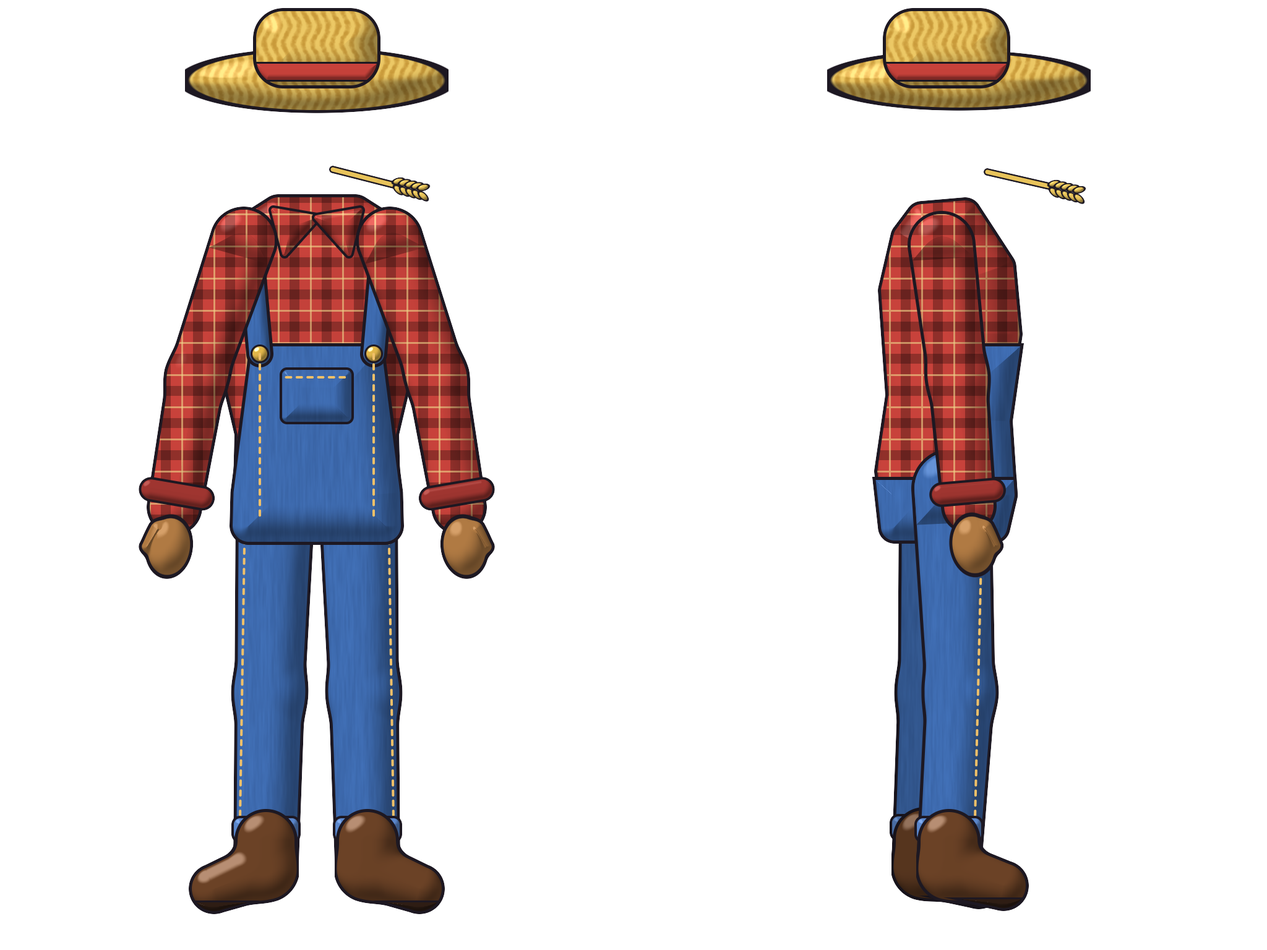
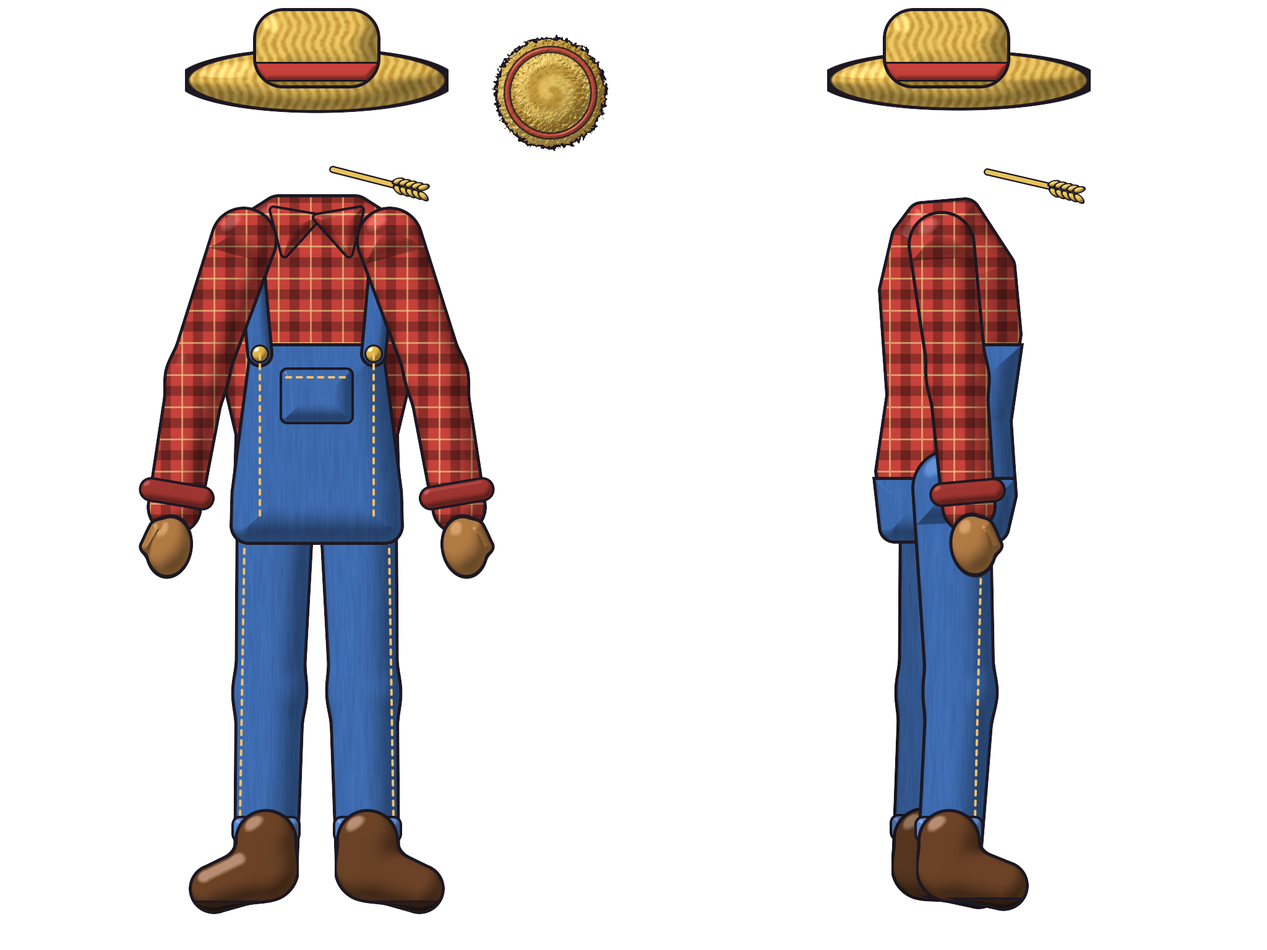
The second 1267px x 950px image is a revision of the first. Changes to its layers:
added layer "ball" above "arm_r" over <box>491,34,609,152</box>
